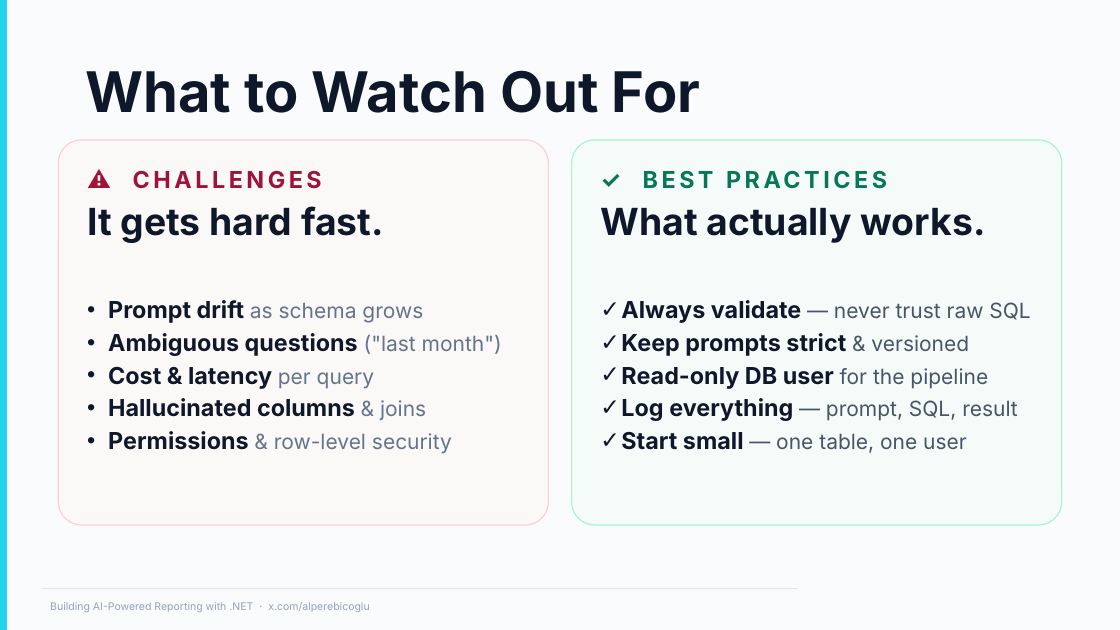
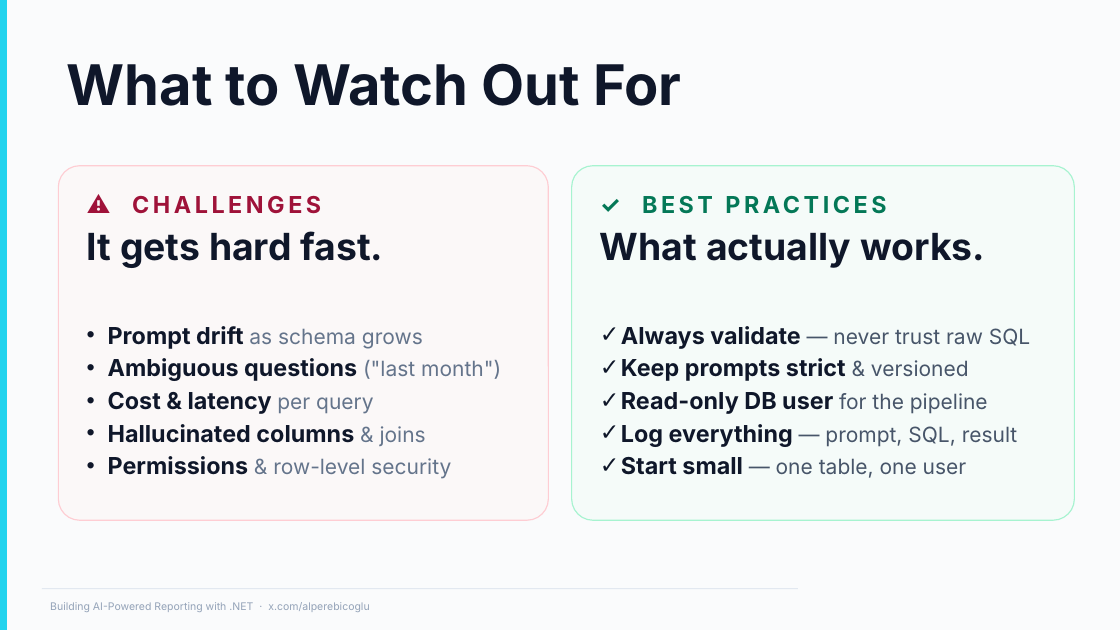
Before and after one commit to ebicoglu/chat-with-your-data-conference, a slide deck: slide 19 of Presentation.pptx. Drawn at 1120x630 pixels with LibreOffice and Linux fonts; fonts in the diff are those of the drawing; background and template pictures are left out. Boxes give left, top, right and bottom in pixels: in the first picture for what was removed or moved away, otherwise in the second. Text is boxed around its words. In the diff, an @@ line names an element or a change of style, - is before the commit and + after.

```diff
--- a/Presentation.pptx
+++ b/Presentation.pptx
@@ title "What to Watch Out For": place and size @@
-title "What to Watch Out For" at (85,70,700,113)
+title "What to Watch Out For" at (67,63,681,106)
@@ rounded rectangle "⚠ CHALLENGES": place and size @@
-rounded rectangle "⚠ CHALLENGES" at (58,140,548,525)
+rounded rectangle "⚠ CHALLENGES" at (58,166,548,520)
@@ rounded rectangle "✓ BEST PRACTICES": place and size @@
-rounded rectangle "✓ BEST PRACTICES" at (572,140,1062,525)
+rounded rectangle "✓ BEST PRACTICES" at (572,166,1075,520)
```
Also in this commit, not shown: 18 other slides changed, 2 other files.
